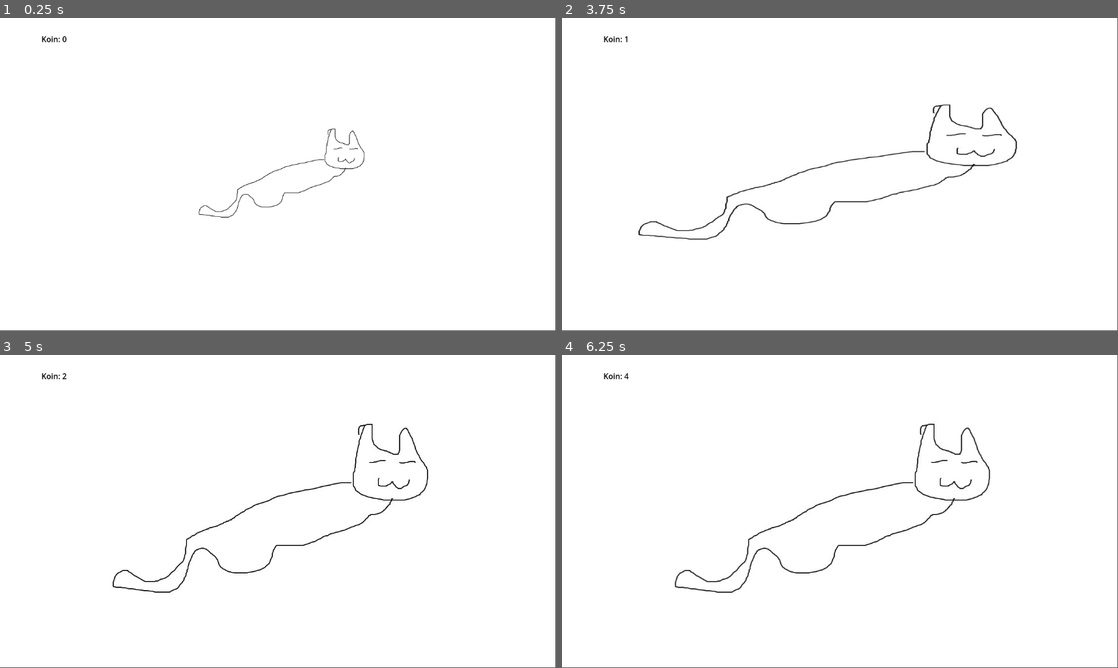
Above: before the commit, frames 1-4 (two rows, left to right).
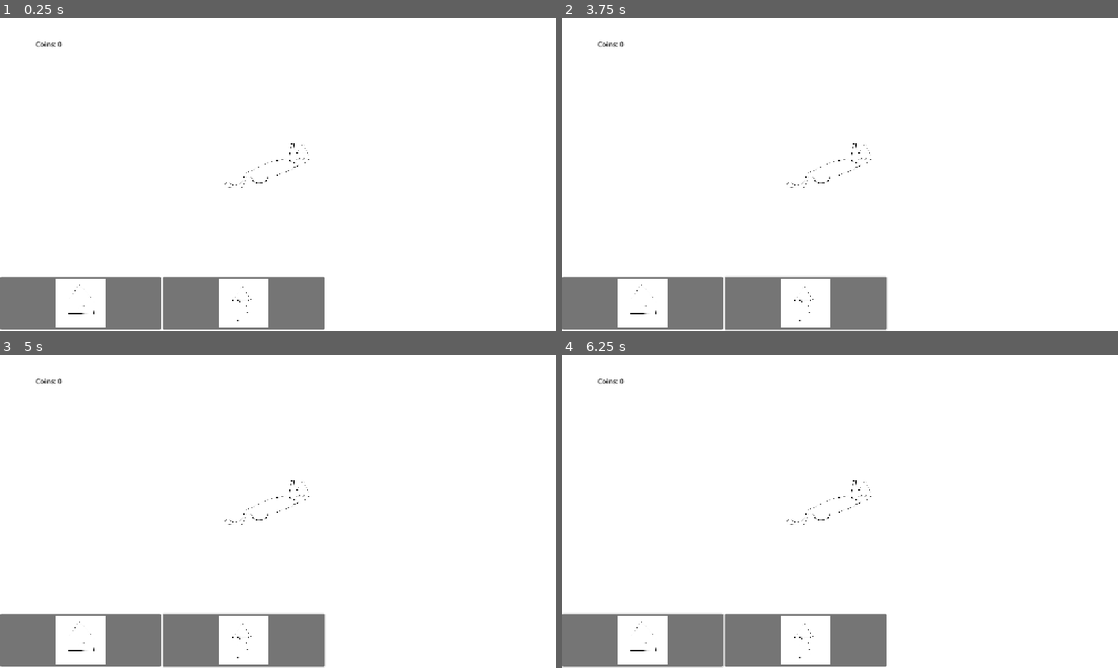
Above: after the commit, the same moments.

Repository: arkahafidz/verybad-cat-clicker-game
Game: Godot game, scene res://game/scene/home.tscn
Two runs of this game, one before a commit and one after it. Both use one fixed random seed, a clock stepped at 60 frames per second and the inputs below.
Inputs (mouse positions are in pixels of both pictures, inside the frame that each line leads up to):
- Up to frame 1 (0.25 s): no input
- Up to frame 2 (3.75 s): click (639, 302) at 0.52 s; click (806, 302) at 1.27 s; tap Enter at 2, 3.5 s; move the mouse to (962, 158) at 2.02 s; hold Right 2.03-2.78 s; tap Alt at 2.1, 3.6 s; click (962, 158) at 2.17 s; tap Space at 2.75 s; move the mouse to (728, 190) at 2.77 s; hold Down 2.78-3.53 s; tap Shift at 2.85 s; click (728, 190) at 2.92 s; move the mouse to (895, 105) at 3.52 s; hold Right from 3.53 s (still down); click (895, 105) at 3.67 s
- Up to frame 3 (5 s): move the mouse to (250, 574) at 4.27 s; release Right at 4.28 s; hold Up from 4.28 s (still down); tap Shift at 4.35 s; click (250, 574) at 4.42 s
- Up to frame 4 (6.25 s): move the mouse to (1006, 558) at 5.02 s; release Up at 5.03 s; hold Left from 5.03 s (still down); tap Alt at 5.1 s; click (1006, 558) at 5.17 s; move the mouse to (673, 464) at 5.77 s; tap Shift at 5.85 s; click (673, 464) at 5.92 s
In our replay, the window is 799x449 before the commit and 800x450 after it. These sizes can differ from the game's own. Grey fills any space a smaller window leaves; there, only what the larger window draws over its background counts as a difference.

The runs differ from the first frame. In frame 1, 7.6% of the frame differs, in the area x 0-66%, y 5-100%; in frame 2, 8.4%, in the area x 0-82%, y 5-100%; in frame 3, 8.3%; in frame 4, 8.4%.

Commit message:
some improvements

Diff:
--- a/game/scene/home.tscn
+++ b/game/scene/home.tscn
@@ -1,40 +1,97 @@
 [gd_scene format=3 uid="uid://b2h6oufblx7c0"]
 
 [ext_resource type="Texture2D" uid="uid://b15saqjoe26x7" path="res://game/assets/cat.jpg" id="1_6ulah"]
+[ext_resource type="Script" uid="uid://xkllromxj2k7" path="res://game/scripts/uipagecntrl.gd" id="2_ej5h6"]
 [ext_resource type="Script" uid="uid://x07ffewo8ufw" path="res://game/scripts/cat.gd" id="2_faepb"]
 [ext_resource type="Script" uid="uid://h01w5gpvfxpq" path="res://game/scripts/coinstxt.gd" id="3_faepb"]
-[ext_resource type="Texture2D" uid="uid://dd2cyhr8f2k3j" path="res://game/assets/Solid_white.png" id="4_xrhnn"]
+[ext_resource type="Texture2D" uid="uid://hy7ikd614dm8" path="res://game/assets/homeui.jpg" id="5_lqsbn"]
+[ext_resource type="Texture2D" uid="uid://dbh3lblfe8mvk" path="res://game/assets/upgui.jpg" id="6_ej5h6"]
 
 [sub_resource type="LabelSettings" id="LabelSettings_lqsbn"]
 font_color = Color(0, 0, 0, 1)
 
-[node name="Control" type="Control" unique_id=541285444]
+[node name="Game" type="Control" unique_id=541285444]
 layout_mode = 3
 anchors_preset = 15
 anchor_right = 1.0
 anchor_bottom = 1.0
+offset_top = 19.0
+offset_bottom = 19.0
 grow_horizontal = 2
 grow_vertical = 2
+metadata/_edit_lock_ = true
 
-[node name="Sprite2D" type="Sprite2D" parent="." unique_id=1307716653]
+[node name="ColorRect" type="ColorRect" parent="." unique_id=728305795]
+layout_mode = 1
+anchors_preset = 15
+anchor_right = 1.0
+anchor_bottom = 1.0
+offset_top = -20.0
+offset_bottom = -20.0
+grow_horizontal = 2
+grow_vertical = 2
+metadata/_edit_lock_ = true
+
+[node name="Pages" type="Control" parent="." unique_id=573629557]
+anchors_preset = 0
+offset_right = 40.0
+offset_bottom = 40.0
+
+[node name="home" type="Control" parent="Pages" unique_id=1910223667]
+anchors_preset = 0
+offset_left = 73.0
+offset_top = 44.0
+offset_right = 144.0
+offset_bottom = 84.0
+
+[node name="Cat" type="Sprite2D" parent="Pages/home" unique_id=1307716653]
 z_index = 1
-position = Vector2(610, 326)
-scale = Vector2(0.525, 0.525)
+position = Vector2(556, 279)
+scale = Vector2(0.29749998, 0.29749998)
 texture = ExtResource("1_6ulah")
 script = ExtResource("2_faepb")
 
-[node name="CoinsTXT" type="Label" parent="." unique_id=935672379]
-layout_mode = 0
-offset_left = 86.0
-offset_top = 32.0
-offset_right = 147.0
-offset_bottom = 55.0
+[node name="upg" type="Control" parent="Pages" unique_id=1099283010]
+anchors_preset = 0
+offset_left = -118.0
+offset_top = 87.0
+offset_right = -78.0
+offset_bottom = 127.0
+
+[node name="CanvasLayer" type="CanvasLayer" parent="." unique_id=1247835416]
+
+[node name="CoinsTXT" type="Label" parent="CanvasLayer" unique_id=935672379]
+offset_left = 82.0
+offset_top = 49.0
+offset_right = 143.0
+offset_bottom = 72.0
 text = "Coins: 0"
 label_settings = SubResource("LabelSettings_lqsbn")
 script = ExtResource("3_faepb")
 
-[node name="SolidWhite" type="Sprite2D" parent="." unique_id=2028532773]
-z_index = -3
-position = Vector2(577.5, 329.99997)
-scale = Vector2(5.875, 3.5400004)
-texture = ExtResource("4_xrhnn")
+[node name="HBoxContainer" type="HBoxContainer" parent="CanvasLayer" unique_id=1592482978]
+offset_top = 596.0
+offset_right = 747.0
+offset_bottom = 717.0
+alignment = 1
+script = ExtResource("2_ej5h6")
+
+[node name="HomeUI" type="Button" parent="CanvasLayer/HBoxContainer" unique_id=435864445]
+z_index = 5
+layout_mode = 2
+size_flags_horizontal = 3
+size_flags_stretch_ratio = 2.16
+icon = ExtResource("5_lqsbn")
+icon_alignment = 1
+expand_icon = true
+
+[node name="UpgUI" type="Button" parent="CanvasLayer/HBoxContainer" unique_id=1237683076]
+layout_mode = 2
+size_flags_horizontal = 3
+size_flags_stretch_ratio = 2.16
+icon = ExtResource("6_ej5h6")
+icon_alignment = 1
+expand_icon = true
+
+[connection signal="pressed" from="CanvasLayer/HBoxContainer/HomeUI" to="CanvasLayer/CoinsTXT" method="_on_home_ui_pressed"]
+[connection signal="pressed" from="CanvasLayer/HBoxContainer/UpgUI" to="CanvasLayer/CoinsTXT" method="_on_upg_ui_pressed"]
--- a/game/scripts/cat.gd
+++ b/game/scripts/cat.gd
@@ -1,55 +1,49 @@
 # ClickableSprite.gd
 extends Sprite2D
 
-@export var wobble_strength : float = 0.2
+@export var wobble_strength : float = 0.05
 @export var wobble_duration : float = 0.4
 @export var coin_per_click : int = 1
 
+@onready var base_scale : Vector2 = Vector2(0.297, 0.297)
+
 func _input(event: InputEvent) -> void:
-	# Cek klik kiri mouse
+	# Mendeteksi klik mouse kiri tepat di dalam area gambar sprite kucing
 	if event is InputEventMouseButton and event.button_index == MOUSE_BUTTON_LEFT and event.pressed:
-		# Cek apakah klik berada di dalam area gambar Sprite
 		if get_rect().has_point(to_local(event.position)):
 			trigger_click_effect(event.position)
 
 func trigger_click_effect(click_pos: Vector2) -> void:
-
+	# Menambahkan koin ke global data dan menjalankan animasi membal (wobble) pada sprite
 	globalvar.add_coins(coin_per_click)
 
-	# 2. Efek Wobble pada Sprite
-	var tween = create_tween()
-	tween.set_trans(Tween.TRANS_ELASTIC)
-	tween.set_ease(Tween.EASE_OUT)
+	var tween = create_tween().set_trans(Tween.TRANS_ELASTIC).set_ease(Tween.EASE_OUT)
+	var target_squash = Vector2(base_scale.x + wobble_strength, base_scale.y - wobble_strength)
 
-	# Gepengkan sedikit (Squash and Stretch)
-	var target_squash = Vector2(1.0 + wobble_strength, 1.0 - wobble_strength)
 	tween.tween_property(self, "scale", target_squash, wobble_duration * 0.2)
-	# Kembalikan ke skala semula (1, 1) dengan efek membal
-	tween.tween_property(self, "scale", Vector2.ONE, wobble_duration * 0.8)
+	tween.tween_property(self, "scale", base_scale, wobble_duration * 0.8)
 
-	# 3. Munculkan teks "+1" melayang di posisi mouse
 	spawn_floating_text(click_pos)
 
 func spawn_floating_text(pos: Vector2) -> void:
-	# Membuat node Label baru secara dinamis lewat kode
+	# Membuat teks angka melayang dan memaksanya berada di lapisan paling depan di dalam hierarki UI
 	var label = Label.new()
 	label.text = "+" + str(coin_per_click)
-	label.position = pos - Vector2(20, 20) # Sedikit penyesuaian posisi agar pas di tengah mouse
+	label.z_index = 100
+	label.add_theme_color_override("font_color", Color.BLACK)
 
-	# Mengatur font/warna teks lewat kode (opsional, bisa dikustomisasi)
-	label.add_theme_color_override("font_color", Color.YELLOW)
+	var ui_layer = get_tree().current_scene.get_node_or_null("UI")
+	if ui_layer:
+		ui_layer.add_child(label)
+		ui_layer.move_child(label, -1) # BUG FIX: Memaksa label pindah ke urutan paling bawah (paling depan di layar) di dalam UI
+		label.global_position = pos - Vector2(10, 15)
+	else:
+		get_tree().current_scene.add_child(label)
+		label.position = pos - Vector2(20, 20)
 
-	# Masukkan label ke dalam scene tree utama agar terlihat di layar
-	get_tree().current_scene.add_child(label)
+	var lifetime: float = 2.0
+	var text_tween = create_tween().set_parallel(true)
 
-	# Animasi teks melayang ke atas lalu menghilang
-	var text_tween = create_tween()
-	text_tween.set_parallel(true) # Membuat animasi jalan barengan
-
-	# Terbang ke atas (mengurangi koordinat Y)
-	text_tween.tween_property(label, "position:y", label.position.y - 80, 0.6).set_trans(Tween.TRANS_CUBIC).set_ease(Tween.EASE_OUT)
-	# Efek memudar (mengubah modulasi opacity/alpha menjadi 0)
-	text_tween.tween_property(label, "modulate:a", 0.0, 0.6)
-
-	# Hapus node label dari memori jika animasi sudah selesai agar tidak menumpuk (anti-lag)
+	text_tween.tween_property(label, "position:y", label.position.y - 150, lifetime).set_trans(Tween.TRANS_CUBIC).set_ease(Tween.EASE_OUT)
+	text_tween.tween_property(label, "modulate:a", 0.0, lifetime)
 	text_tween.chain().tween_callback(label.queue_free)
--- a/game/scripts/coinstxt.gd
+++ b/game/scripts/coinstxt.gd
@@ -1,4 +1,12 @@
 extends Label
 
 func _process(_delta: float) -> void:
-	text = "Koin: " + str(globalvar.coins)
+	text = "Coins: " + str(globalvar.coins)
+
+
+func _on_home_ui_pressed() -> void:
+	pass # Replace with function body.
+
+
+func _on_upg_ui_pressed() -> void:
+	pass # Replace with function body.
--- a/game/scripts/globalvar.gd
+++ b/game/scripts/globalvar.gd
@@ -4,4 +4,3 @@
 
 func add_coins(amount: int) -> void:
 	coins += amount
-	print("duit nambah")
--- /dev/null
+++ b/game/scripts/uipagecntrl.gd
@@ -0,0 +1,25 @@
+# uipagecntrl.gd
+extends HBoxContainer
+
+@onready var home_page: Control = $"../Control/home"
+# Catatan: Silakan sesuaikan path di bawah jika nanti kamu sudah membuat node halaman upgrade-mu sendiri
+@onready var upgrade_page: Control = $"../Control/upg"
+
+func _ready() -> void:
+	# Mengatur halaman awal agar hanya halaman home yang muncul saat game dimulai
+	show_page("home")
+
+func show_page(page_name: String) -> void:
+	# Mengatur visibilitas halaman berdasarkan nama halaman yang dipanggil untuk mencegah misklik
+	if home_page:
+		home_page.visible = (page_name == "home")
+	if upgrade_page:
+		upgrade_page.visible = (page_name == "upgrade")
+
+func _on_home_ui_pressed() -> void:
+	# Fungsi signal saat tombol HomeUI diklik untuk memunculkan halaman utama kucing
+	show_page("home")
+
+func _on_upg_ui_pressed() -> void:
+	# Fungsi signal saat tombol UpgUI diklik untuk memindahkan layar ke halaman toko upgrade
+	show_page("upgrade")
--- a/globalvar.gd
+++ /dev/null
@@ -1,7 +0,0 @@
-extends Node
-
-var coins: int = 0
-
-func add_coins(amount: int) -> void:
-	coins += amount
-	print("duit nambah")
--- a/project.godot
+++ b/project.godot
@@ -19,6 +19,13 @@
 
 globalvar="*uid://b8vl62g1yfcji"
 
+[display]
+
+window/size/viewport_width=1280
+window/size/viewport_height=720
+window/stretch/mode="canvas_items"
+window/stretch/aspect="expand"
+
 [editor_plugins]
 
 enabled=PackedStringArray("res://addons/godot_super-wakatime/plugin.cfg")
Binary file added: game/assets/homeui.jpg
Not shown, added: game/assets/homeui.jpg.import
Binary file added: game/assets/upgui.jpg
Not shown, added: game/assets/upgui.jpg.import
Not shown, changed: game/scripts/globalvar.gd.uid
Not shown, added: game/scripts/uipagecntrl.gd.uid
Not shown, removed: globalvar.gd.uid
Not shown, added: game/scene/home.tscn3602087449.tmp
